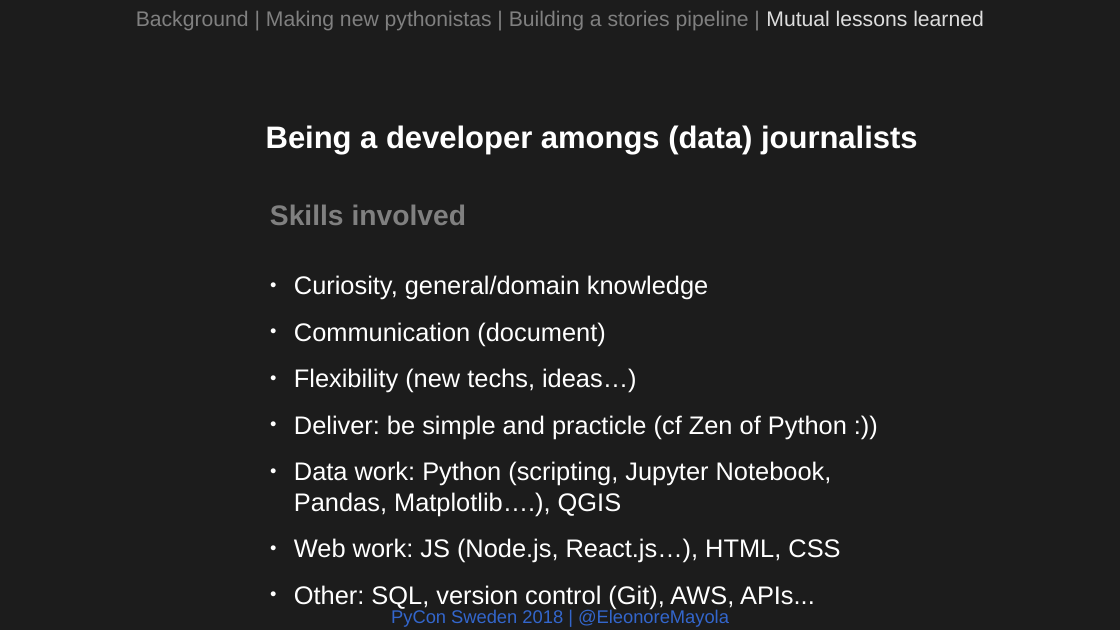
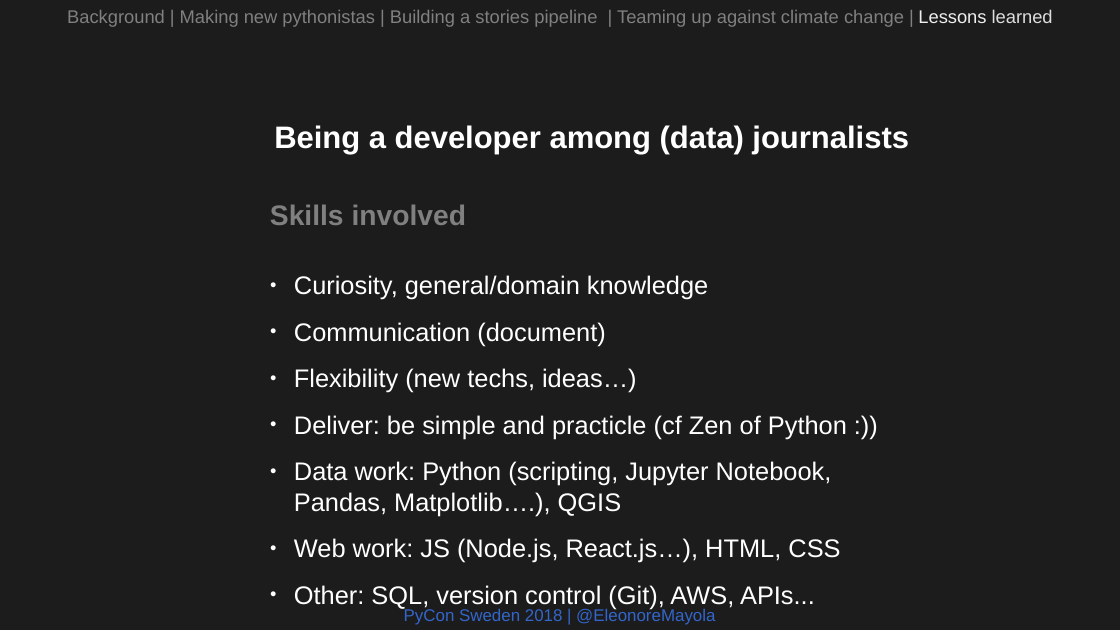
Before and after one commit to Eleonore9/-pyconse18, a slide deck: slide 24 of pyconse2018.odp. Drawn at 1120x630 pixels with LibreOffice and Linux fonts; fonts in the diff are those of the drawing. Boxes give left, top, right and bottom in pixels: in the first picture for what was removed or moved away, otherwise in the second. Text is boxed around its words. In the diff, an @@ line names an element or a change of style, - is before the commit and + after.

```diff
--- a/pyconse2018.odp
+++ b/pyconse2018.odp
@@ text at box(67, 9, 1053, 27): text changed; size 15 to 13 pt @@
-Background | Making new pythonistas | Building a stories pipeline | Mutual lessons learned
+Background | Making new pythonistas | Building a stories pipeline | Teaming up against climate change | Lessons learned
@@ text at box(274, 125, 909, 154): text changed @@
-Being a developer amongs (data) journalists
+Being a developer among (data) journalists
@@ text "PyCon Sweden 2018 | @EleonoreMayola" at box(404, 607, 715, 625): size 13 to 12 pt @@
```
Also in this commit, not shown: 26 other slides changed, 1 other file.
